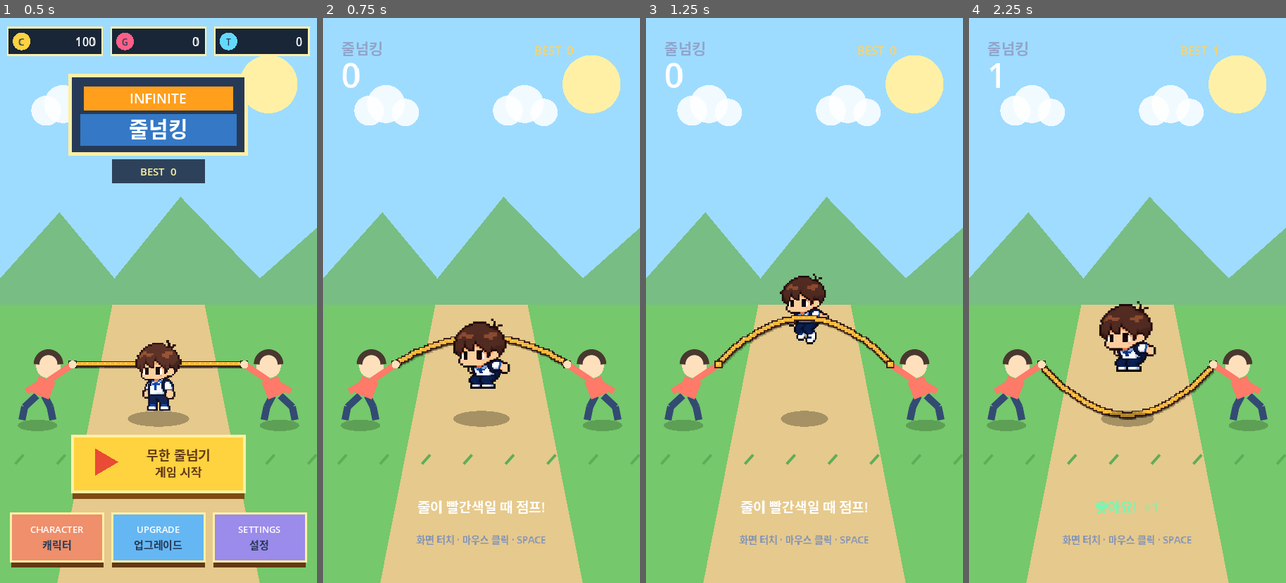
Above: before the commit, frames 1-4 (left to right).
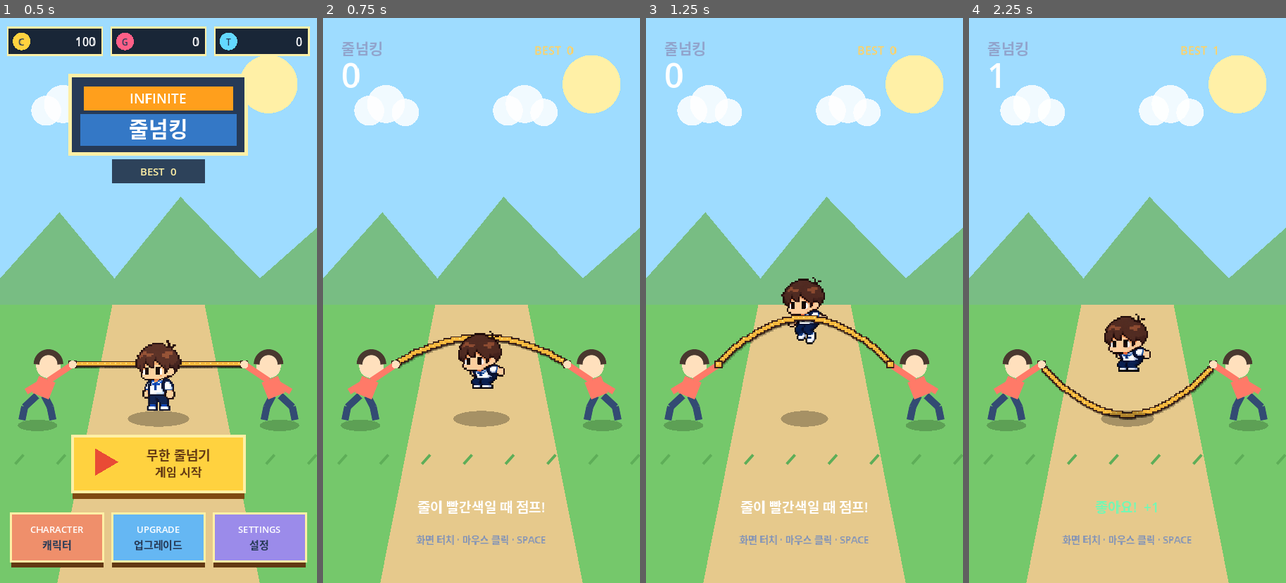
Above: after the commit, the same moments.

Repository: eunchan4490-star/Rope-King
Game: Godot game, scene res://main.tscn
The game is run twice, just before and just after one commit, with the same random seed, the same clock (stepped at 60 frames per second) and the same inputs.
Inputs (mouse positions are in pixels of both pictures, inside the frame that each line leads up to):
- Up to frame 1 (0.5 s): no input
- Up to frame 2 (0.75 s): tap Enter at 0.5 s; move the mouse to (551, 272) at 0.52 s; hold Space (jump) from 0.53 s (still down); click (551, 272) at 0.67 s
- Up to frame 3 (1.25 s): keep holding Space (jump)
- Up to frame 4 (2.25 s): move the mouse to (1064, 328) at 1.27 s; release Space (jump) at 1.28 s; tap Space (jump) at 1.35, 1.52, 1.82 s; click (1064, 328) at 1.42 s; move the mouse to (1159, 176) at 2.02 s; hold Space (jump) from 2.03 s (still down); click (1159, 176) at 2.17 s

Frame 1 is identical in both runs. In frame 2, 1.1% of the frame differs, in the area x 41-60%, y 53-66%; in frame 3, 0.5%; in frame 4, 1.2%, in the area x 41-60%, y 50-63%.

Commit message:
Fix player scale during jump animation

Diff:
--- a/scripts/main.gd
+++ b/scripts/main.gd
@@ -17,6 +17,7 @@
 const DEFAULT_PLAYER_SPRITE_PATH := "res://assets/player/player.png"
 const DEFAULT_PLAYER_JUMP_SHEET_PATH := "res://assets/player/player_jump_sheet.png"
 const PLAYER_VISIBLE_HEIGHT := 160.0
+const PLAYER_JUMP_SCALE := PLAYER_VISIBLE_HEIGHT / 512.0
 const PLAYER_BASE_REGION := Rect2(206.0, 58.0, 773.0, 1184.0)
 const PLAYER_JUMP_REGIONS := [
 	Rect2(67.0, 144.0, 316.0, 512.0),
@@ -450,7 +451,9 @@
 func _draw_player_sprite(feet_position: Vector2) -> void:
 	var active_texture := player_sprite
 	var source_rect := PLAYER_BASE_REGION
+	var using_jump_sheet := false
 	if is_jumping and player_jump_sprite != null:
+		using_jump_sheet = true
 		active_texture = player_jump_sprite
 		var frame := 3
 		if jump_velocity < -500.0 or jump_velocity >= 500.0:
@@ -462,7 +465,10 @@
 	if texture_size.x <= 0.0 or texture_size.y <= 0.0:
 		_draw_default_player(feet_position)
 		return
-	var sprite_scale := minf(PLAYER_VISIBLE_HEIGHT / texture_size.y, player_sprite_max_size.x / texture_size.x)
+	var sprite_scale := PLAYER_JUMP_SCALE if using_jump_sheet else minf(
+		PLAYER_VISIBLE_HEIGHT / texture_size.y,
+		player_sprite_max_size.x / texture_size.x
+	)
 	var draw_size := texture_size * sprite_scale
 	var anchored_feet := feet_position + player_sprite_ground_offset
 	var draw_position := anchored_feet - Vector2(draw_size.x * 0.5, draw_size.y)
